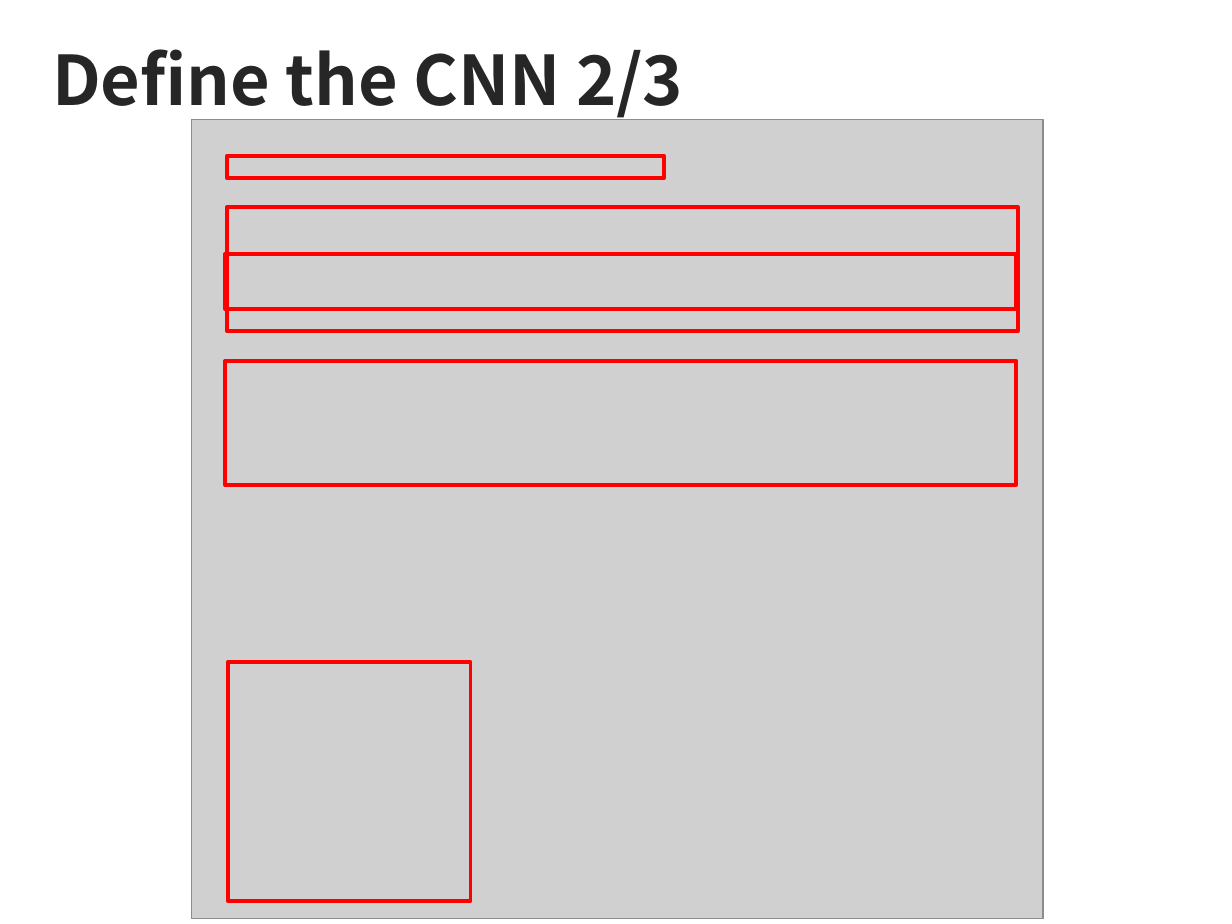
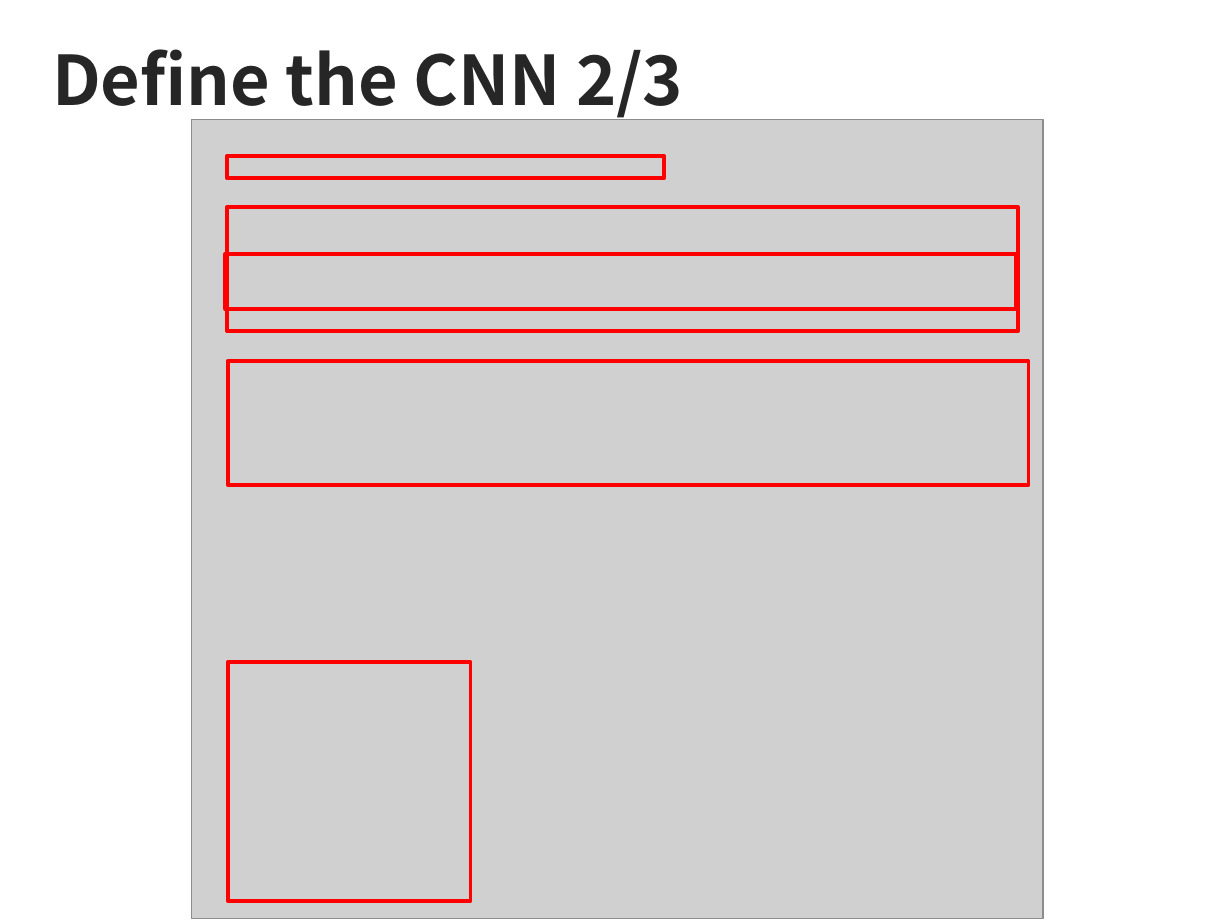
Before and after one commit to sjchoi86/Deep-Learning-101, a slide deck: slide 6 of lecture_notes/Week6-1e CNN Custom.pptx. Drawn at 1232x924 pixels with LibreOffice and Linux fonts; fonts in the diff are those of the drawing; grey boxes stand for pictures. Boxes give left, top, right and bottom in pixels: in the first picture for what was removed or moved away, otherwise in the second. Text is boxed around its words. In the diff, an @@ line names an element or a change of style, - is before the commit and + after.

```diff
--- a/lecture_notes/Week6-1e CNN Custom.pptx
+++ b/lecture_notes/Week6-1e CNN Custom.pptx
@@ rectangle: place and size @@
-rectangle at (225, 361, 1016, 485)
+rectangle at (228, 361, 1029, 485)
```
Also in this commit, not shown: 3 other files.
